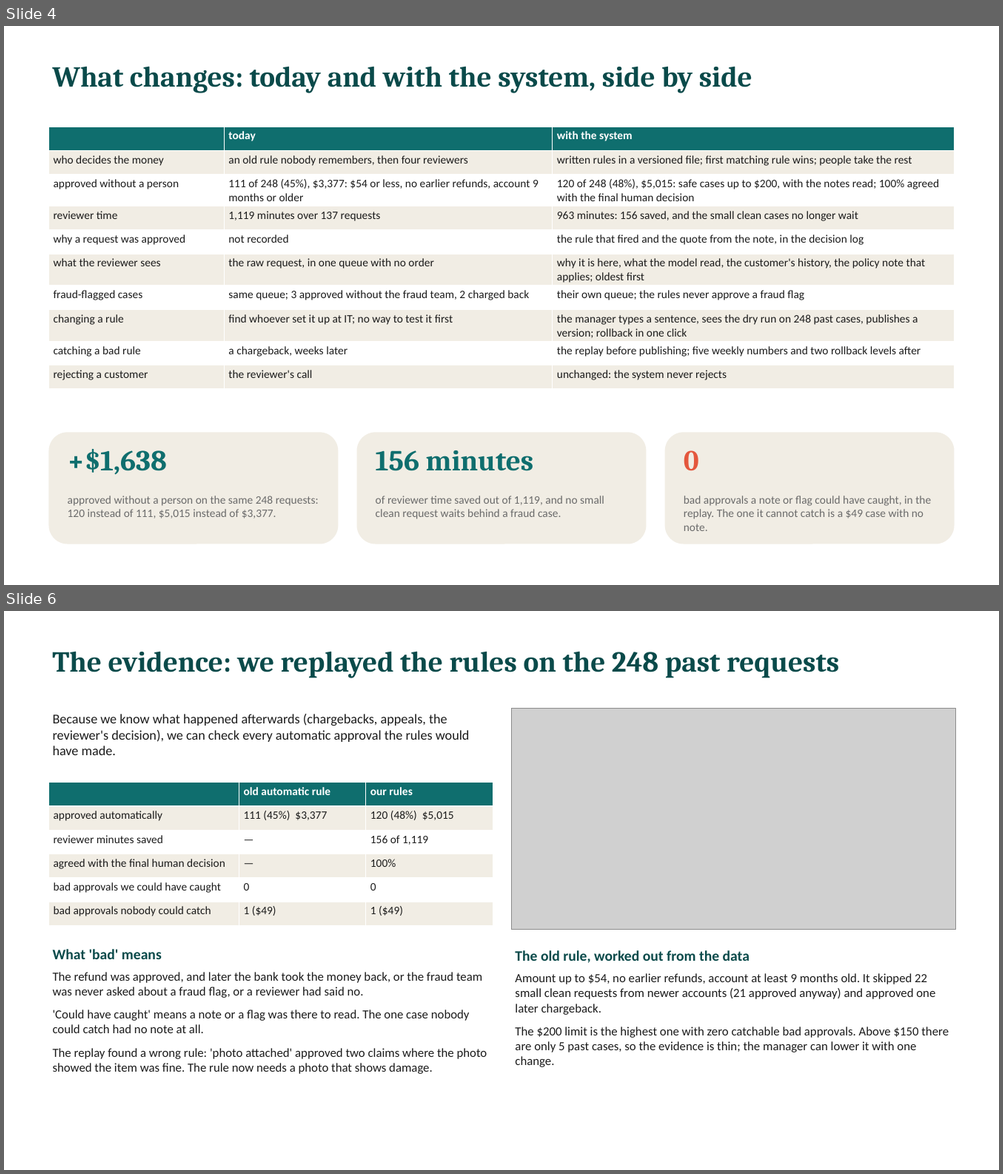
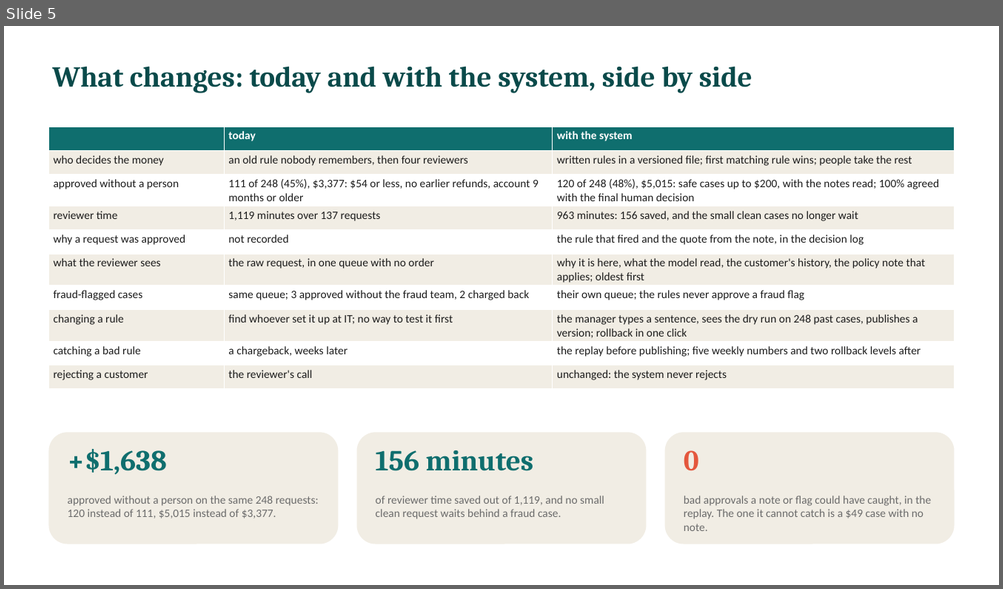
Before and after one commit to ormeiri444/refund-agent, a slide deck: docs/presentation.pptx. Shown one above the other, each under a label of ours: slides 4 and 6 before the commit, slide 5 after it; the slides between them are not shown. The pictures are 1003x1174 and 1003x589 pixels, drawn with LibreOffice and Linux fonts; fonts in the diff are those of the drawing; grey boxes stand for pictures. Boxes give left, top, right and bottom in pixels: in the first picture for what was removed or moved away, otherwise in the second. Text is boxed around its words. In the diff, an @@ line names an element or a change of style, - is before the commit and + after.

```diff
--- a/docs/presentation.pptx
+++ b/docs/presentation.pptx
@@ slide 6 removed at (x1=4, y1=611, x2=999, y2=1170), background #FFFFFF @@
@@ text removed at (x1=52, y1=651, x2=839, y2=678) @@
-The evidence: we replayed the rules on the 248 past requests
@@ text removed at (x1=53, y1=714, x2=469, y2=755) @@
-Because we know what happened afterwards (chargebacks, appeals, the reviewer's decision), we can check every automatic approval the rules would have made.
@@ picture removed at (x1=512, y1=708, x2=956, y2=931) @@
@@ table removed at (x1=48, y1=783, x2=492, y2=925), 6 rows, 3 columns @@
- | old automatic rule | our rules
-approved automatically | 111 (45%) $3,377 | 120 (48%) $5,015
-reviewer minutes saved | — | 156 of 1,119
-agreed with the final human decision | — | 100%
-bad approvals we could have caught | 0 | 0
-bad approvals nobody could catch | 1 ($49) | 1 ($49)
@@ text removed at (x1=53, y1=949, x2=487, y2=1074) @@
-What 'bad' means
-The refund was approved, and later the bank took the money back, or the fraud team was never asked about a fraud flag, or a reviewer had said no.
-'Could have caught' means a note or a flag was there to read. The one case nobody could catch had no note at all.
-The replay found a wrong rule: 'photo attached' approved two claims where the photo showed the item was fine. The rule now needs a photo that shows damage.
@@ text removed at (x1=515, y1=951, x2=948, y2=1068) @@
-The old rule, worked out from the data
-Amount up to $54, no earlier refunds, account at least 9 months old. It skipped 22 small clean requests from newer accounts (21 approved anyway) and approved one later chargeback.
-The $200 limit is the highest one with zero catchable bad approvals. Above $150 there are only 5 past cases, so the evidence is thin; the manager can lower it with one change.
@@ what was slide 4 is now slide 5 @@
```
Also in this commit, not shown: 1 slide changed, 2 slides added, 4 other slides removed, 1 other file.
